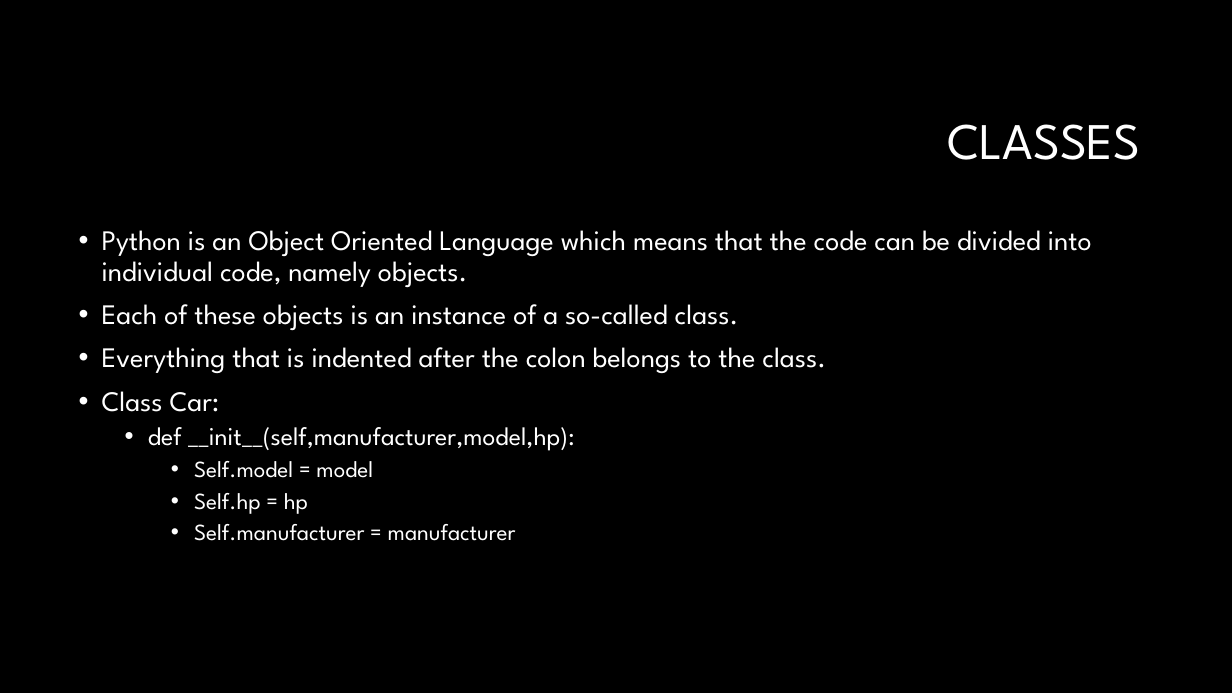
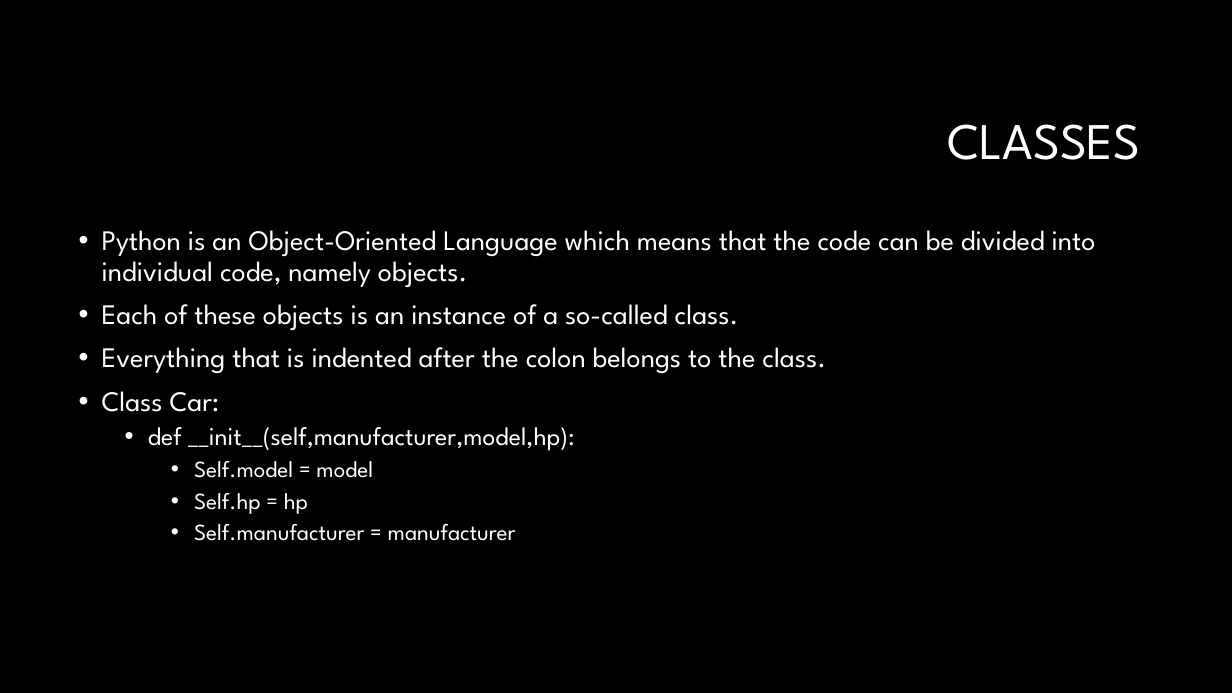
Before and after one commit to LuyangYin1/Python-for-everyone, a slide deck: slide 2 of Class-3/Classes and Objects.pptx. Drawn at 1232x693 pixels with LibreOffice and Linux fonts; fonts in the diff are those of the drawing; background and template pictures are left out. Boxes give left, top, right and bottom in pixels: in the first picture for what was removed or moved away, otherwise in the second. Text is boxed around its words. In the diff, an @@ line names an element or a change of style, - is before the commit and + after.

```diff
--- a/Class-3/Classes and Objects.pptx
+++ b/Class-3/Classes and Objects.pptx
@@ text at <box>102,230,1096,288</box>: text changed @@
-• Python is an Object Oriented Language which means that the code can be divided into individual code, namely objects.
+• Python is an Object-Oriented Language which means that the code can be divided into individual code, namely objects.
```
Also in this commit, not shown: 1 other slide changed, 1 other file.
